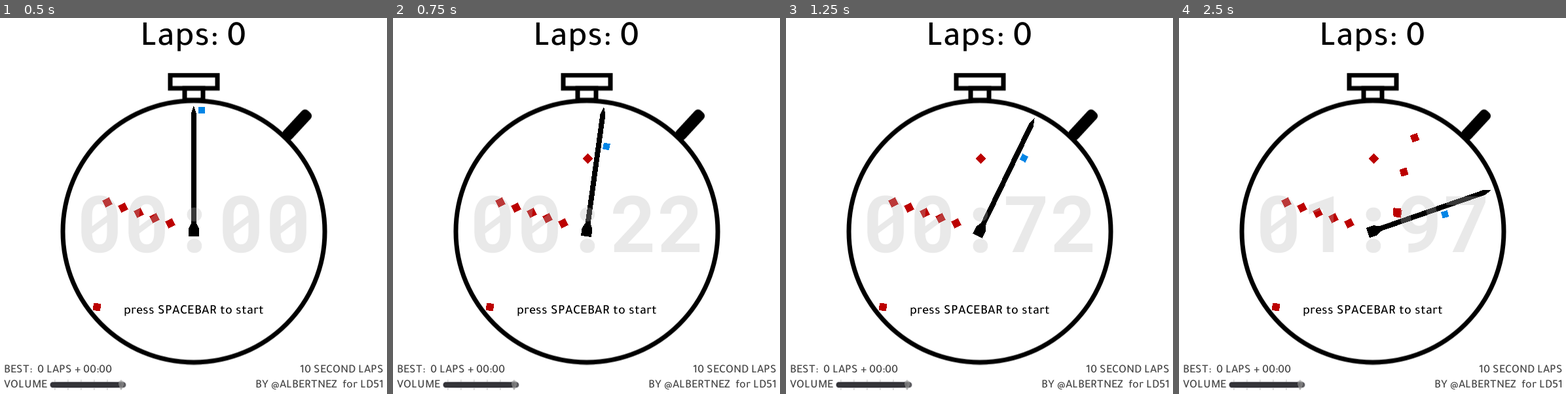
Above: before the commit, frames 1-4 (left to right).
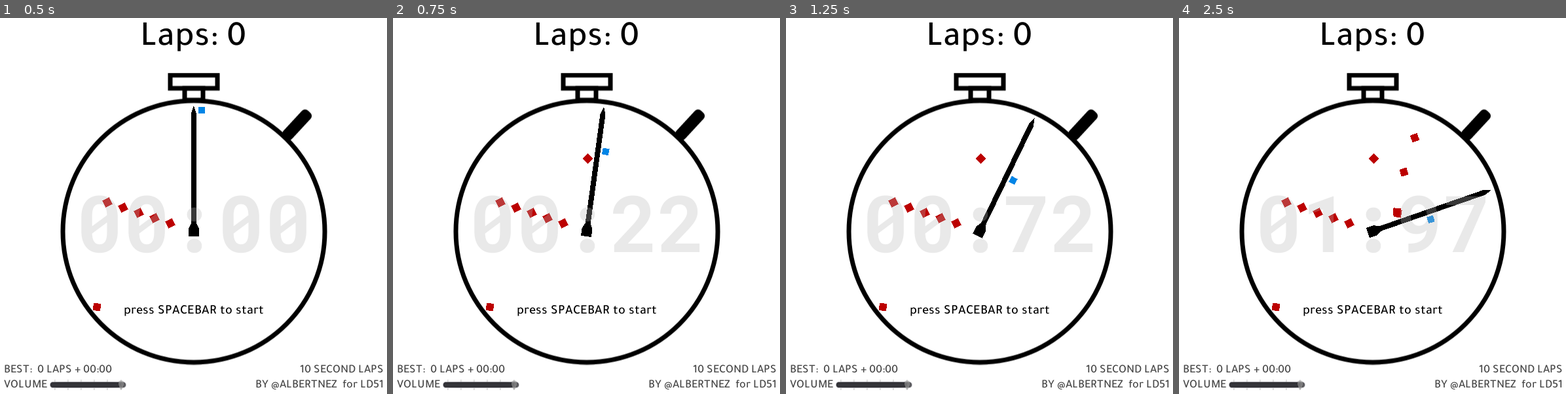
Above: after the commit, the same moments.

Repository: albertnez/10-second-laps
Game: Godot game, scene res://Scenes/GameWrapper.tscn
Two runs of this game, one before a commit and one after it. Both use one fixed random seed, a clock stepped at 60 frames per second and the inputs below.
Inputs:
- Up to frame 1 (0.5 s): no input
- Up to frame 2 (0.75 s): tap Space (action) at 0.5, 0.6 s
- Up to frame 3 (1.25 s): no input
- Up to frame 4 (2.5 s): tap Space (action) at 1.25, 1.35, 2, 2.1 s

Frame 1 is identical in both runs. In frame 2, less than 0.1% of the frame differs, in the area x 53-57%, y 33-37%; in frame 3, less than 0.1%; in frame 4, less than 0.1%, in the area x 63-70%, y 51-55%.

Commit message:
Added double jump

Diff:
--- a/Scenes/Game/Player.gd
+++ b/Scenes/Game/Player.gd
@@ -1,9 +1,11 @@
 extends Area2D
 class_name Player
 
+const MAX_JUMPS = 2
+
 export (float, 0, 1000.0, 10.0) var JUMPING_SPEED := 0
 var _speed_y := 0.0
-var _jumping := false
+var _jumping := 0
 var _can_jump := true
 
 func _ready() -> void:
@@ -14,12 +16,12 @@
 	_can_jump = new_can_jump
 
 func _physics_process(delta: float) -> void:
-	if Input.is_action_just_pressed("action") and not _jumping and _can_jump:
+	if Input.is_action_just_pressed("action") and _jumping < MAX_JUMPS and _can_jump:
 		_speed_y = -JUMPING_SPEED
-		_jumping = true
+		_jumping += 1
 		EventBus.emit_signal("player_jump")
 
-	if _jumping:
+	if _jumping > 0:
 		_speed_y += gravity * delta
 		position.y += _speed_y * delta
 		if position.y > 0:
